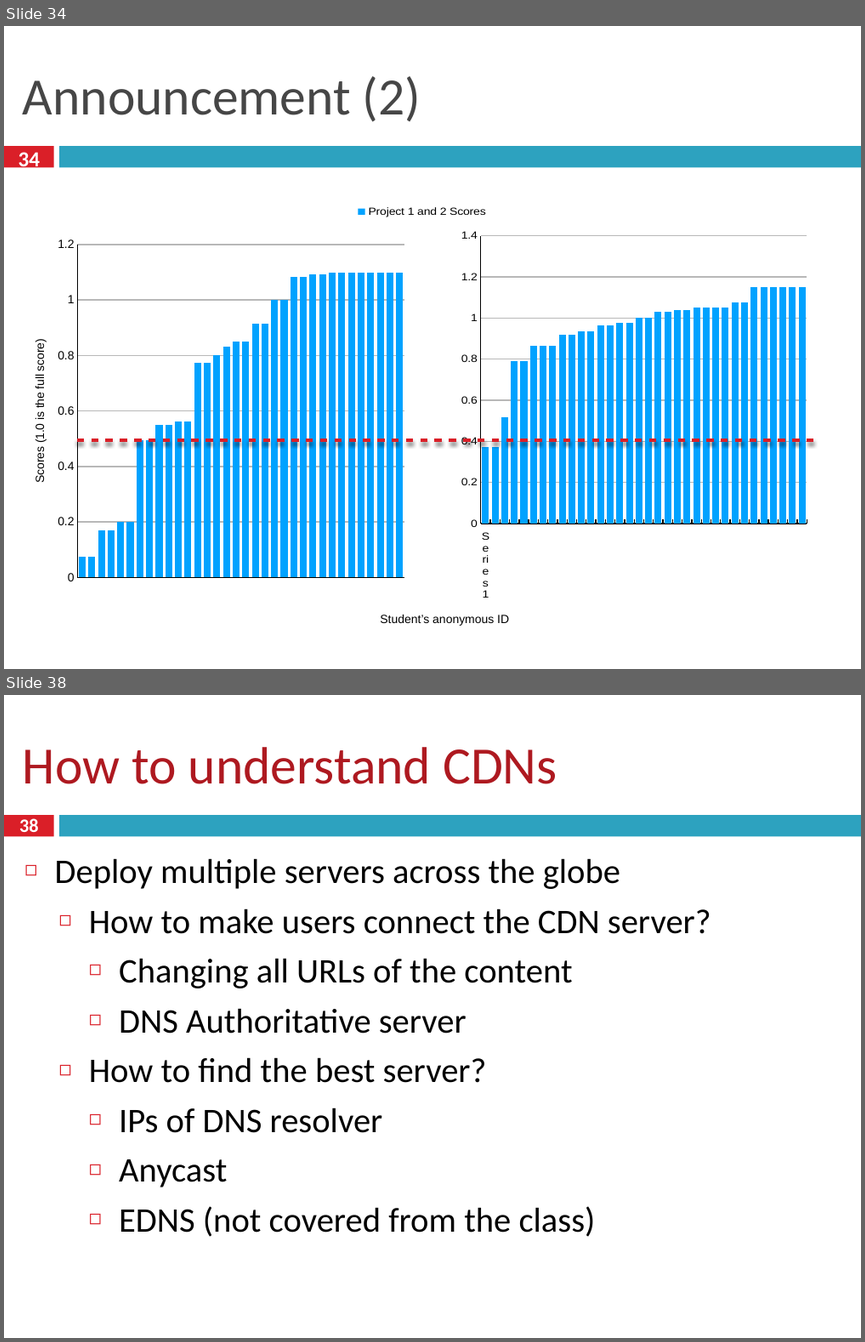
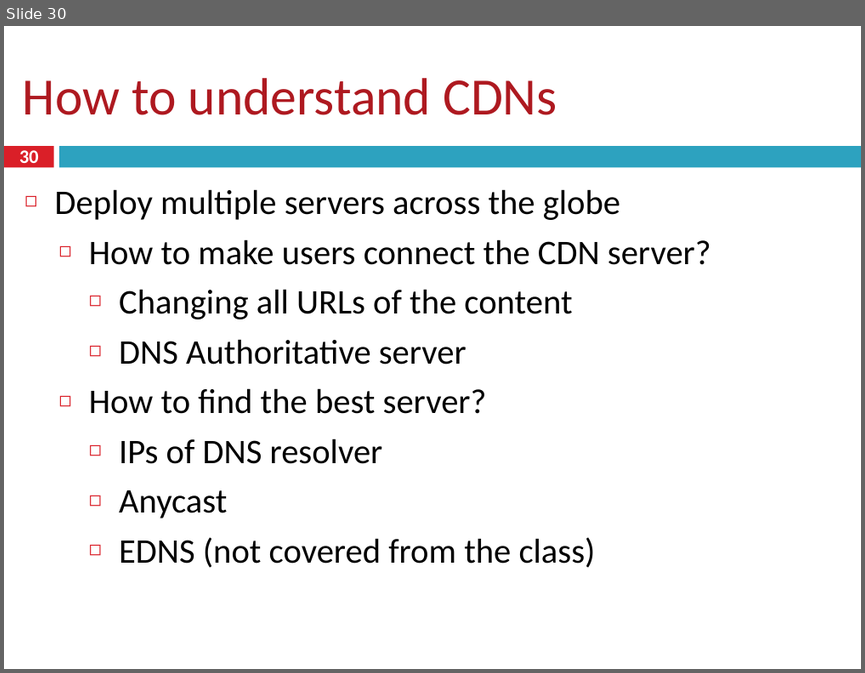
Before and after one commit to taejoong/taejoong.github.io, a slide deck: courses/csci-351/handouts/16-CDN.pptx. Shown one above the other, each under a label of ours: slides 34 and 38 before the commit, slide 30 after it; the slides between them are not shown. The pictures are 865x1342 and 865x673 pixels, drawn with LibreOffice and Linux fonts; fonts in the diff are those of the drawing. Boxes give left, top, right and bottom in pixels: in the first picture for what was removed or moved away, otherwise in the second. Text is boxed around its words. In the diff, an @@ line names an element or a change of style, - is before the commit and + after.

```diff
--- a/courses/csci-351/handouts/16-CDN.pptx
+++ b/courses/csci-351/handouts/16-CDN.pptx
@@ slide 34 removed at (4,26,861,669), background #FFFFFF; not listed: 2 template elements that a slide beside it also shows @@
@@ title removed at (23,76,421,122) @@
-Announcement (2)
@@ page number removed at (18,152,41,171) @@
-34
@@ column chart removed at (257,201,810,600) @@
-categories: , , , , , , , , , , , , , , , , , , , , , , , , , , , , , , , , , 
-Project 1 and 2 Scores: 0.37, 0.37, 0.52, 0.79, 0.79, 0.86, 0.86, 0.86, 0.92, 0.92, 0.94, 0.94, 0.96, 0.96, 0.97, 0.97, 1, 1, 1.03, 1.03, 1.04, 1.04, 1.05, 1.05, 1.05, 1.05, 1.07, 1.07, 1.15, 1.15, 1.15, 1.15, 1.15, 1.15
@@ column chart removed at (25,231,407,589) @@
-categories: 1, 2, 3, 4, 5, 6, 7, 8, 9, 10, 11, 12, 13, 14, 15, 16, 17, 18, 19, 20, 21, 22, 23, 24, 25, 26, 27, 28, 29, 30, 31, 32, 33, 34
-Series 1: 0.07, 0.07, 0.17, 0.17, 0.2, 0.2, 0.49, 0.49, 0.55, 0.55, 0.56, 0.56, 0.78, 0.78, 0.8, 0.83, 0.85, 0.85, 0.92, 0.92, 1, 1, 1.08, 1.08, 1.09, 1.09, 1.1, 1.1, 1.1, 1.1, 1.1, 1.1, 1.1, 1.1
@@ line removed from (77, 441) to (815, 441) @@
@@ text removed at (380,614,509,625) @@
-Student’s anonymous ID
@@ what was slide 38 is now slide 30 @@
@@ page number at (19,150,39,168): text changed @@
-38
+30
```
Also in this commit, not shown: 3 slides changed, 7 other slides removed, 25 other files.
